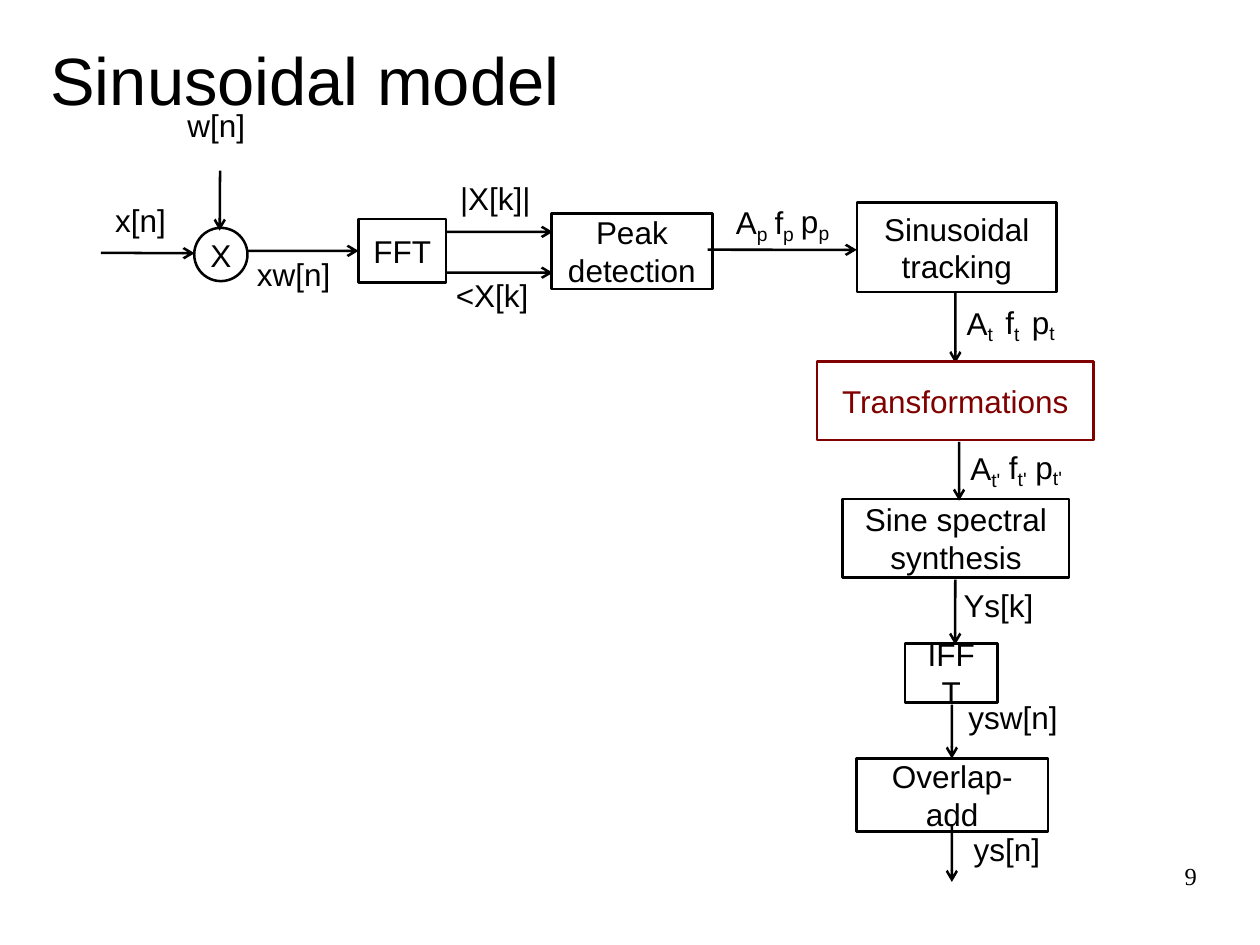
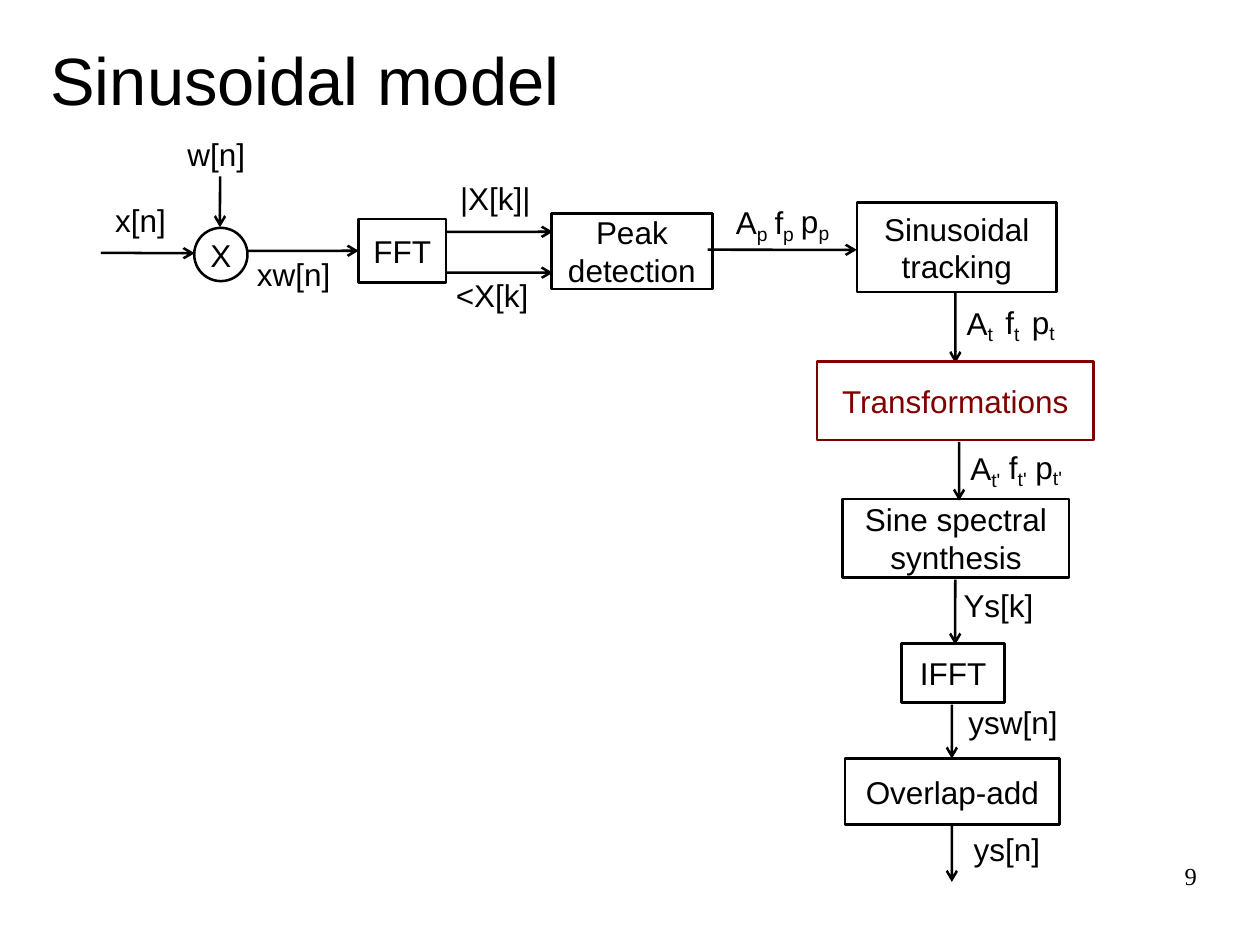
Before and after one commit to MTG/sms-tools, a slide deck: slide 9 of lectures/8-Sound-transformations/Sound-transformations-1.odp. Drawn at 1260x945 pixels with LibreOffice and Linux fonts; fonts in the diff are those of the drawing. Boxes give left, top, right and bottom in pixels: in the first picture for what was removed or moved away, otherwise in the second. Text is boxed around its words. In the diff, an @@ line names an element or a change of style, - is before the commit and + after.

```diff
--- a/lectures/8-Sound-transformations/Sound-transformations-1.odp
+++ b/lectures/8-Sound-transformations/Sound-transformations-1.odp
@@ text "w[n]": place and size @@
-text "w[n]" at box(187, 114, 245, 143)
+text "w[n]" at box(187, 143, 245, 172)
@@ arrow moved from (220, 170) - (219, 231) to (220, 176) - (220, 227) @@
@@ rectangle "IFFT": place and size @@
-rectangle "IFFT" at box(905, 644, 997, 703)
+rectangle "IFFT" at box(902, 644, 1005, 703)
@@ text "ysw[n]": place and size @@
-text "ysw[n]" at box(968, 706, 1057, 735)
+text "ysw[n]" at box(968, 711, 1057, 740)
@@ rectangle "Overlap-add": place and size @@
-rectangle "Overlap-add" at box(857, 759, 1048, 832)
+rectangle "Overlap-add" at box(845, 759, 1060, 824)
```
Also in this commit, not shown: 4 other slides changed, 4 slides added, 1 slide removed, 17 other files.
